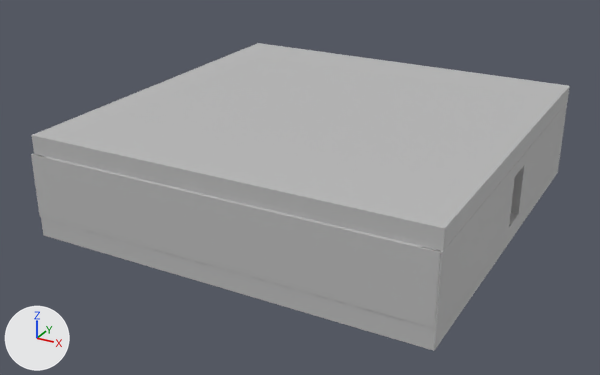
What one commit did to the FBX model Mazingo/Mazingo/Assets/Models/Unfinished Models/BigArea DeadEnd.fbx.
Both versions are drawn from a 50 mm lens placed at (18.3, -35.3, 17.8), pointed at (-0.6, -0.9, 0.7). Lighting does not change. The marker at lower left points along +X, +Y and +Z. Where no turn or scale is listed for an object, it has been applied to the vertices.

The scene before the commit, as lines of its bpy script (objects in view):
```python
me_mesh = bpy.data.meshes.new('Mesh')
me_mesh.from_pydata(...)  # 160 vertices, 151 faces; spans x -10.0..10.0, y -10.1..10.1, z -2.6..2.6
me_mesh.materials.append(mat_lambert1)  # grey #bcbcbc
ob_pcube9 = bpy.data.objects.new('pCube9', me_mesh)
ob_pcube9.location = (-0.02, 0.4, 2.06)
```
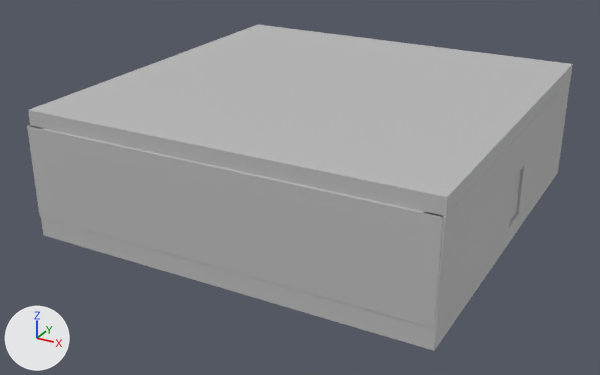
Where the change shows, as pixel boxes [x1, y1, x2, y2] in the pictures (600 x 375 px; the box of a moved part takes in the faces that stretch with it):
```json
{"object": "pCube9", "change": "reshaped", "before": [31, 43, 570, 351], "after": [27, 25, 573, 351]}
{"object": "pasted__pasted__pasted__pasted__Door", "change": "added", "after": [510, 170, 521, 221]}
{"part": 1, "of": "me_mesh", "change": "moved or reshaped", "before": [32, 43, 570, 251], "after": [28, 25, 573, 216]}
{"part": 2, "of": "me_mesh", "change": "moved or reshaped", "before": [31, 103, 567, 269], "after": [27, 78, 571, 269]}
```

The change, as JSON lines over the scene's bpy script:
```json
{"block": "me_mesh", "where": "me_mesh.from_pydata(...)  # 160 vertices, 151 faces; spans x -10.0..10.0, y -10.1..10.1, z -2.6..2.6"}
{"block": "me_mesh", "where": "# used by ob_pcube9; location = (-0.02, 0.4, 2.06)"}
{"block": "me_mesh", "change": "me_mesh part 1: the loose piece of 8 vertices spanning x -10.0..10.0, y -9.9..10.1, z 1.6..2.6 is moved by (0.0, 0.0, 1.2)"}
{"block": "me_mesh", "change": "me_mesh part 2: all 48 vertices in x -10.0..10.0, y -10.1..10.1, z 1.7 are moved by (0.0, 0.0, 1.4)"}
{"op": "add", "block": "me_mesh_001", "code": ["me_mesh_001 = bpy.data.meshes.new('Mesh.001')", "me_mesh_001.from_pydata(...)  # a box spanning x -0.04..0.04, y -0.83..0.84, z -0.5..2.04", "me_mesh_001.materials.append(mat_lambert1)  # grey #bcbcbc"]}
{"op": "add", "block": "ob_pasted__pasted__pasted__pasted__door", "code": ["ob_pasted__pasted__pasted__pasted__door = bpy.data.objects.new('pasted__pasted__pasted__pasted__Door', me_mesh_001)", "ob_pasted__pasted__pasted__pasted__door.location = (9.84, 0.84, 1.02)"]}
```
